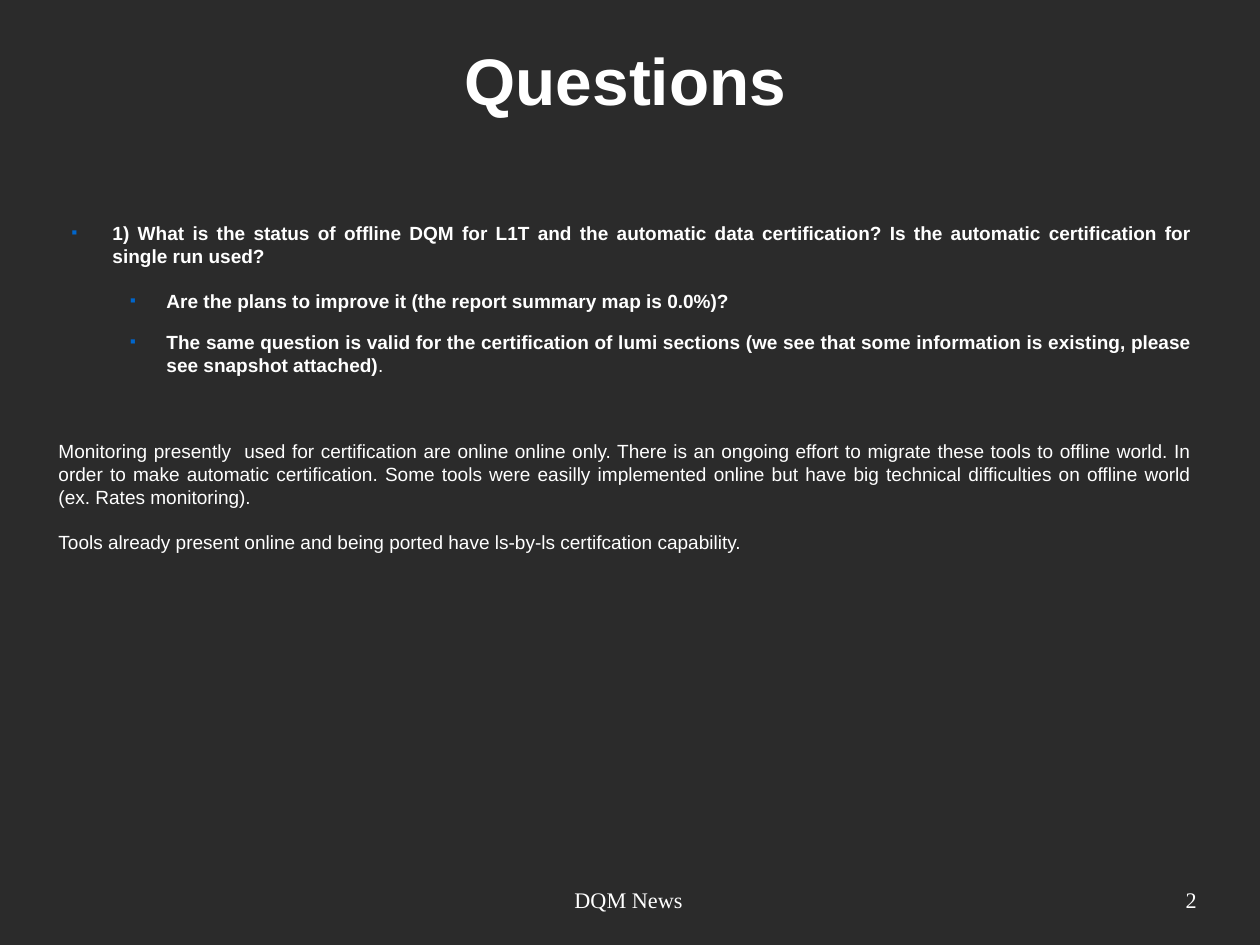
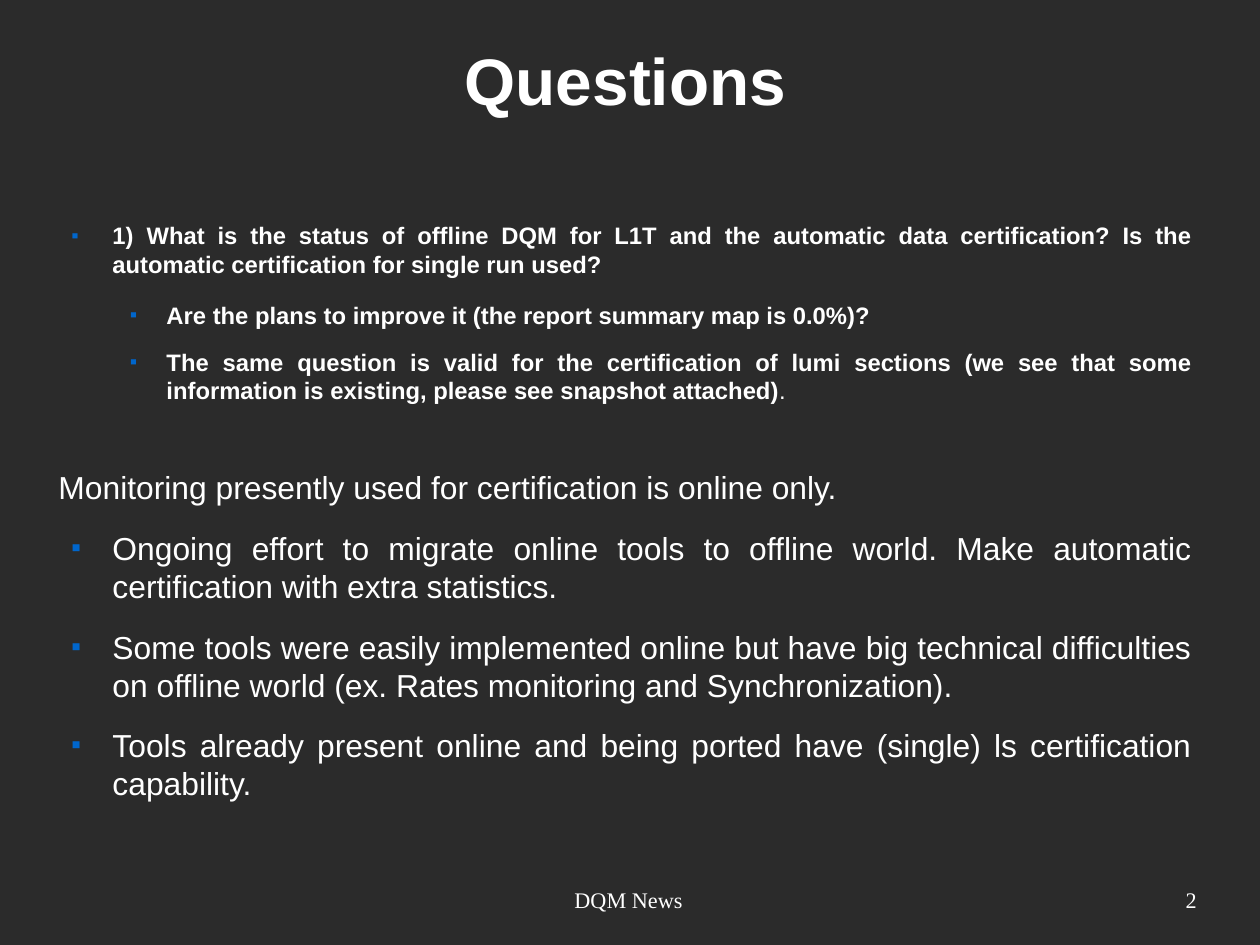
Before and after one commit to joaopela/WorkPresentations, a slide deck: slide 2 of cms/DQM_Meeting/2013-10-01/2013-10-01_DQMMeeting_JPela.odp. Drawn at 1260x945 pixels with LibreOffice and Linux fonts; fonts in the diff are those of the drawing; background and template pictures are left out; a plain dark background stands for a picture behind light text. Boxes give left, top, right and bottom in pixels: in the first picture for what was removed or moved away, otherwise in the second. Text is boxed around its words. In the diff, an @@ line names an element or a change of style, - is before the commit and + after.

```diff
--- a/cms/DQM_Meeting/2013-10-01/2013-10-01_DQMMeeting_JPela.odp
+++ b/cms/DQM_Meeting/2013-10-01/2013-10-01_DQMMeeting_JPela.odp
@@ text at (x1=112, y1=226, x2=1191, y2=404): size 12 to 15 pt in "1) What is the status of offline ...", "Are the plans to improve it (the ...", "The same question is valid for the ..." @@
@@ text at (x1=58, y1=476, x2=1191, y2=801): text changed; size 12 to 20 pt @@
-Monitoring presently used for certification are online online only. There is an ongoing effort to migrate these tools to offline world. In order to make automatic certification. Some tools were easilly implemented online but have big technical difficulties on offline world (ex. Rates monitoring).
-Tools already present online and being ported have ls-by-ls certifcation capability.
+Monitoring presently used for certification is online only.
+■ Ongoing effort to migrate online tools to offline world. Make automatic certification with extra statistics.
+■ Some tools were easily implemented online but have big technical difficulties on offline world (ex. Rates monitoring and Synchronization).
+■ Tools already present online and being ported have (single) ls certification capability.
```
Also in this commit, not shown: 4 other slides changed, 1 other file.
